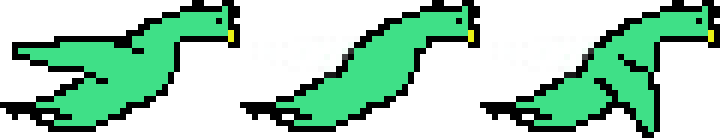
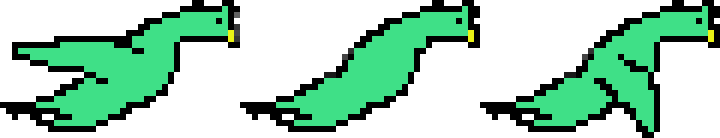
Comparing the layer stacks of the two w=720, h=138 images. Changes:
painted on "Lager #2" over [234, 12, 600, 72]
